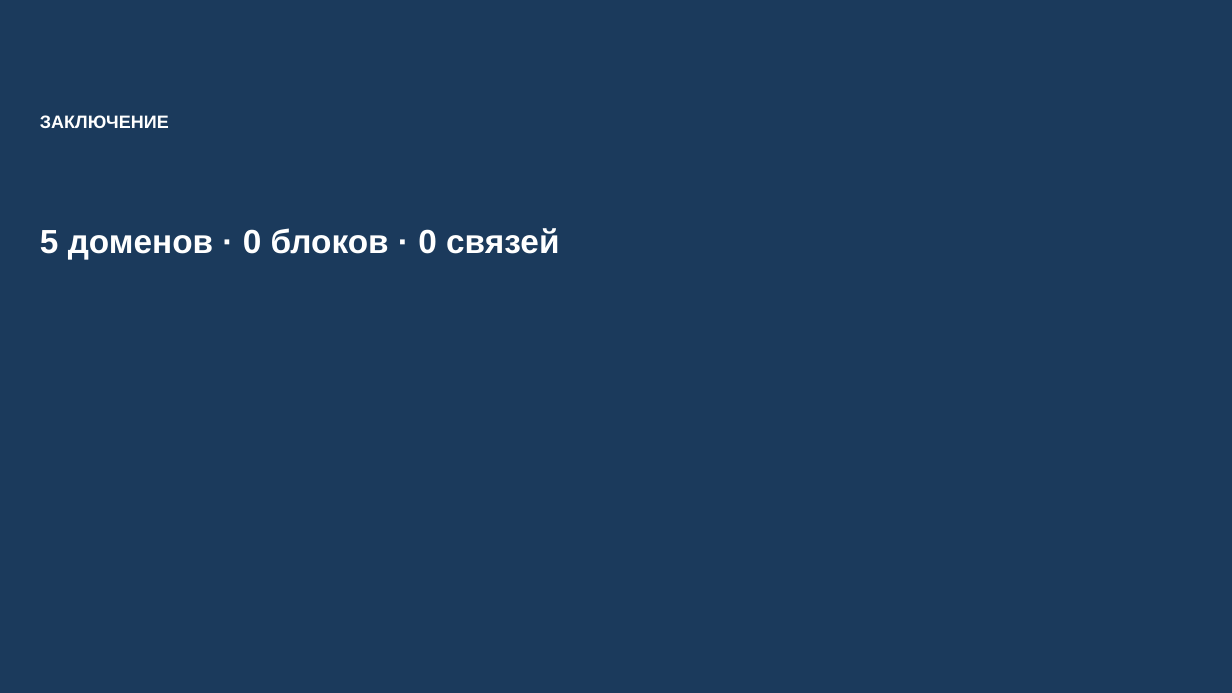
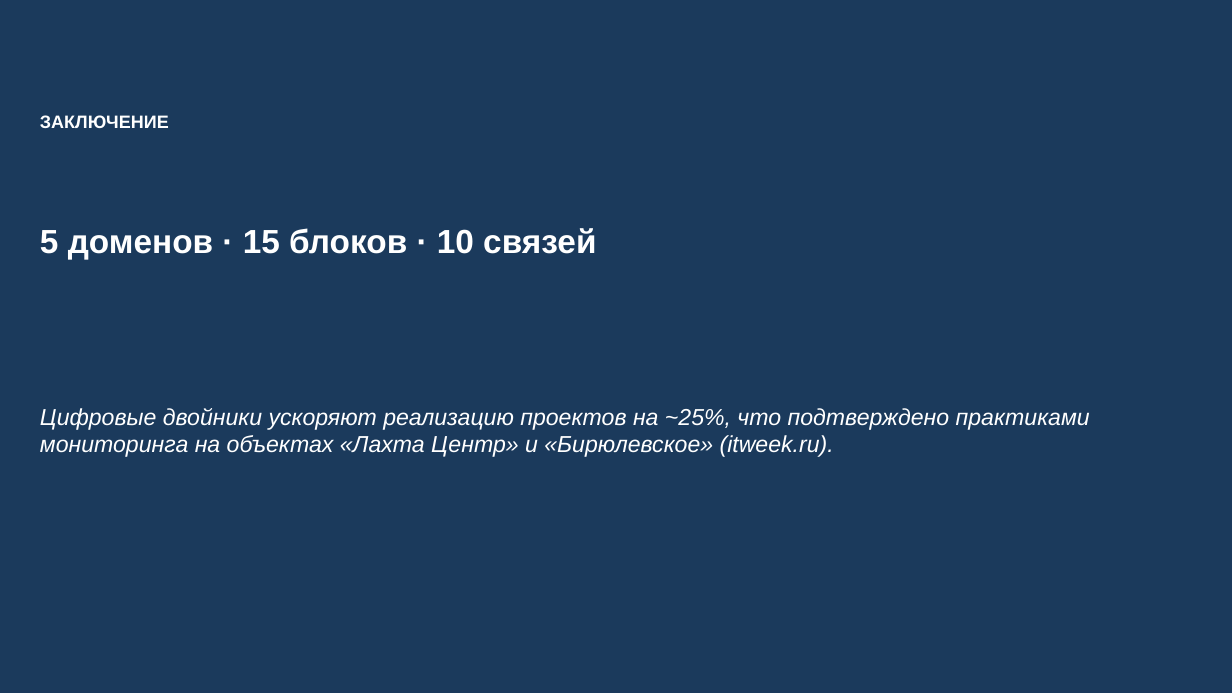
Before and after one commit to druzhkin/smart-report, a slide deck: slide 16 of reports/20260415-world-trends-housing.pptx (slide 8 before the commit). Drawn at 1232x693 pixels with LibreOffice and Linux fonts; fonts in the diff are those of the drawing. Boxes give left, top, right and bottom in pixels: in the first picture for what was removed or moved away, otherwise in the second. Text is boxed around its words. In the diff, an @@ line names an element or a change of style, - is before the commit and + after.

```diff
--- a/reports/20260415-world-trends-housing.pptx
+++ b/reports/20260415-world-trends-housing.pptx
@@ text at bbox=[40, 228, 596, 259]: text changed @@
-5 доменов · 0 блоков · 0 связей
+5 доменов · 15 блоков · 10 связей
@@ text added at bbox=[40, 408, 1090, 457], 18 pt, text #FFFFFF, italic @@
+Цифровые двойники ускоряют реализацию проектов на ~25%, что подтверждено практиками мониторинга на объектах «Лахта Центр» и «Бирюлевское» (itweek.ru).
```
Also in this commit, not shown: 2 other slides changed, 9 slides added, 1 slide removed, 9 other files.
